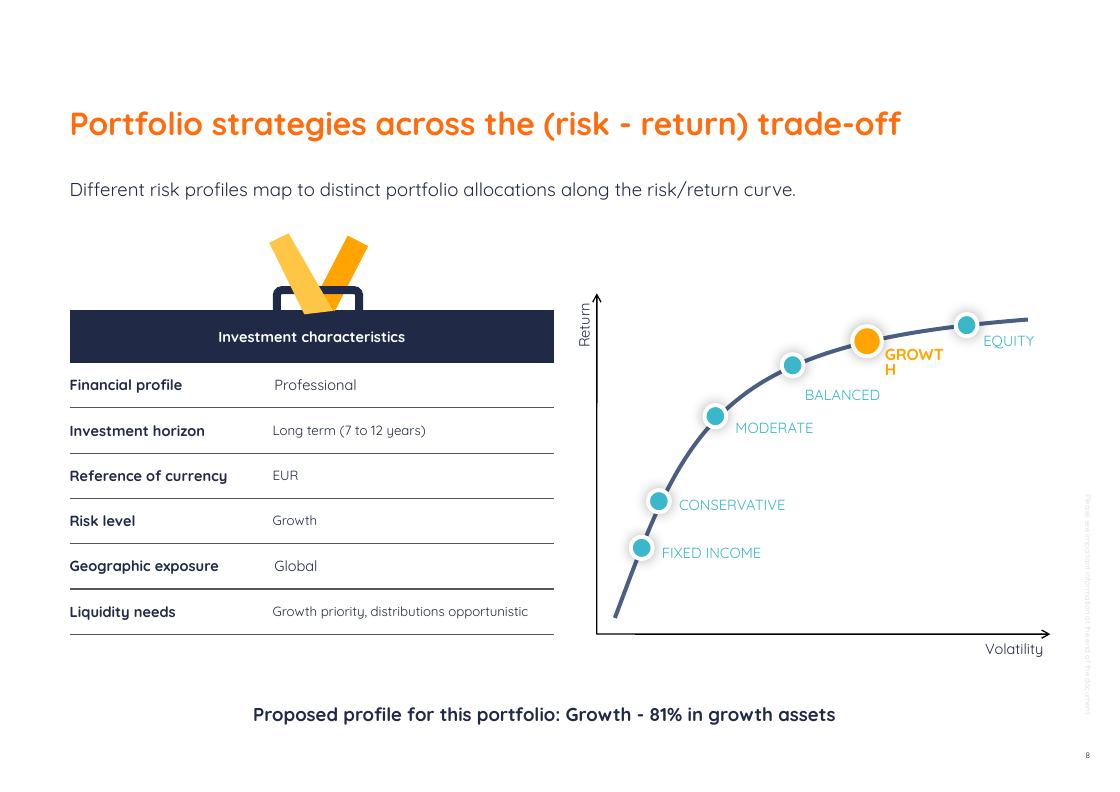
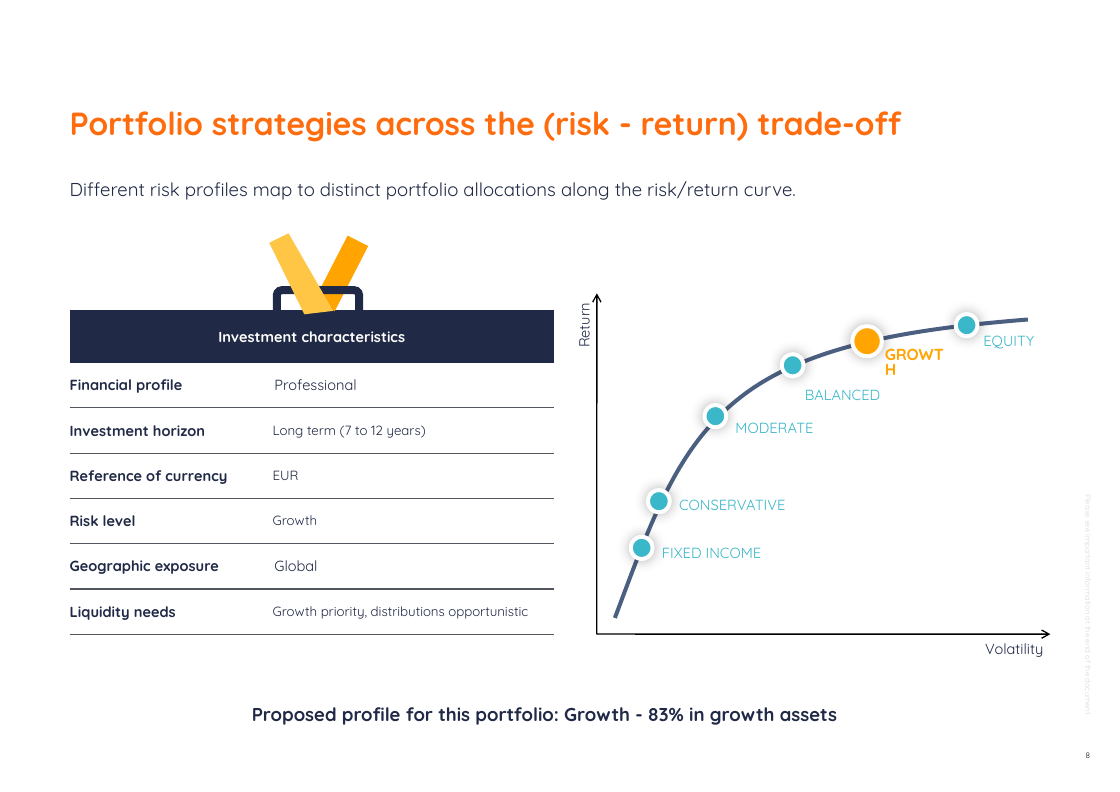
Before and after one commit to jb-db05/Investment_Proposal, a slide deck: slide 8 of Investment Proposal - Growth - August 2026.pptx. Drawn at 1120x792 pixels with LibreOffice and Linux fonts; fonts in the diff are those of the drawing; background and template pictures are left out. Boxes give left, top, right and bottom in pixels: in the first picture for what was removed or moved away, otherwise in the second. Text is boxed around its words. In the diff, an @@ line names an element or a change of style, - is before the commit and + after.

```diff
--- a/Investment Proposal - Growth - August 2026.pptx
+++ b/Investment Proposal - Growth - August 2026.pptx
@@ text at box(252, 707, 837, 725): text changed @@
-Proposed profile for this portfolio: Growth - 81% in growth assets
+Proposed profile for this portfolio: Growth - 83% in growth assets
```
Also in this commit, not shown: 6 other slides changed, 7 other files.
